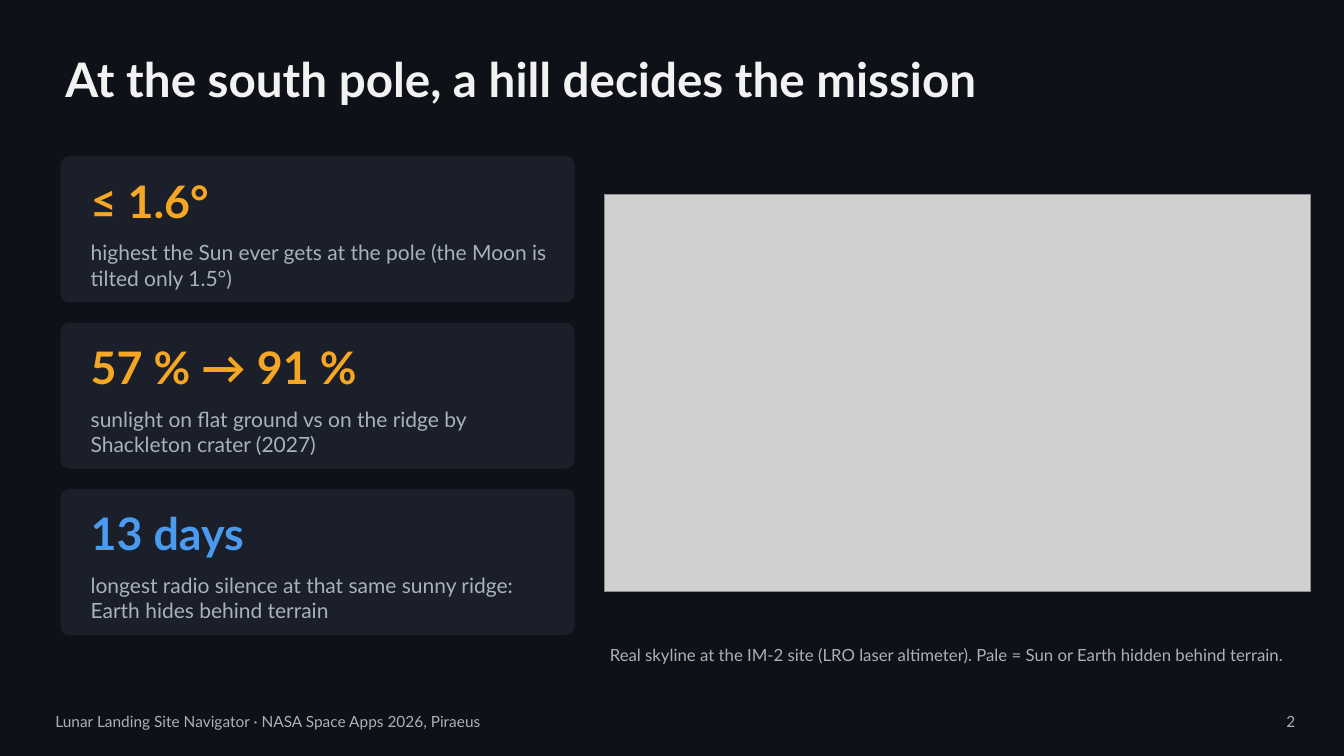
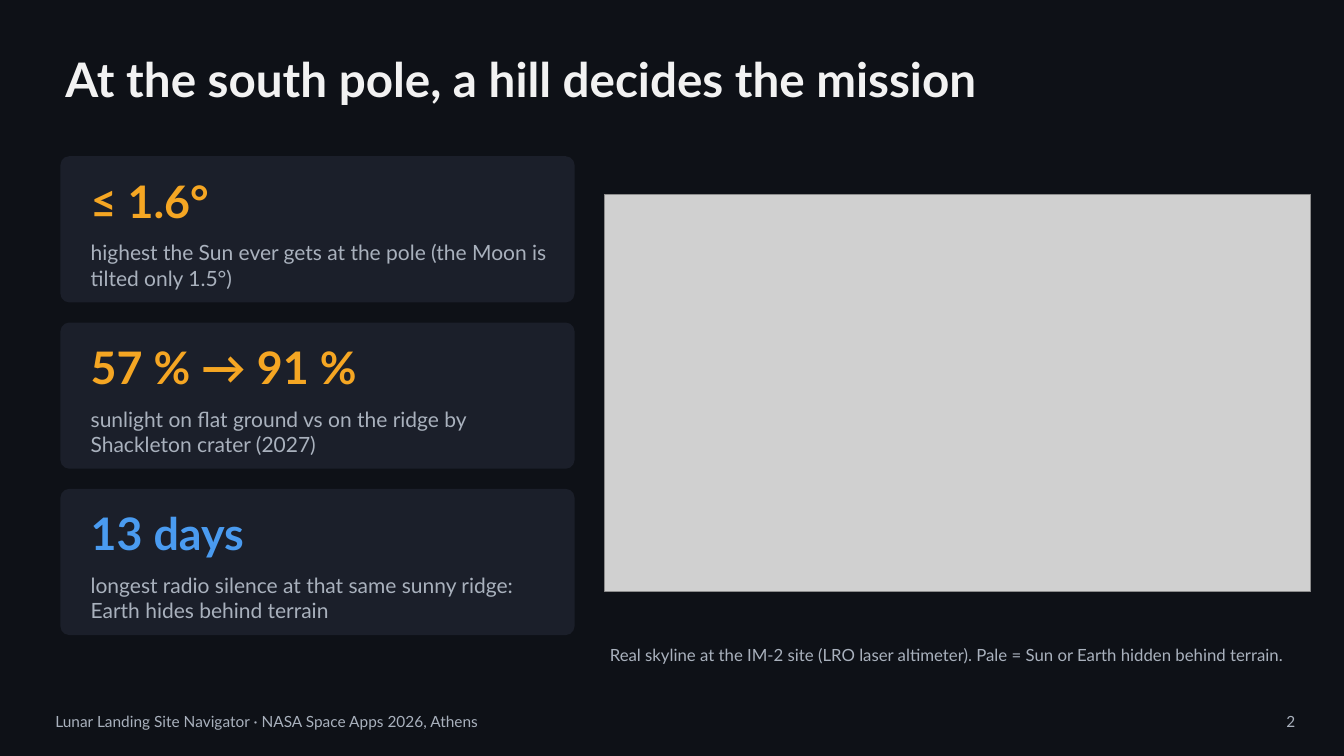
Before and after one commit to anna-vaz/lunar-landing-site-navigator, a slide deck: slide 2 of pitch/Lunar_Landing_Site_Navigator.pptx. Drawn at 1344x756 pixels with LibreOffice and Linux fonts; fonts in the diff are those of the drawing; grey boxes stand for pictures. Boxes give left, top, right and bottom in pixels: in the first picture for what was removed or moved away, otherwise in the second. Text is boxed around its words. In the diff, an @@ line names an element or a change of style, - is before the commit and + after.

Commit message:
Event moved: NASA Space Apps 2026 Athens (Libre Space Foundation) instead of Piraeus

```diff
--- a/pitch/Lunar_Landing_Site_Navigator.pptx
+++ b/pitch/Lunar_Landing_Site_Navigator.pptx
@@ text at bbox=[55, 715, 478, 730]: text changed @@
-Lunar Landing Site Navigator · NASA Space Apps 2026, Piraeus
+Lunar Landing Site Navigator · NASA Space Apps 2026, Athens
```
Also in this commit, not shown: 4 other slides changed, 9 other files.
